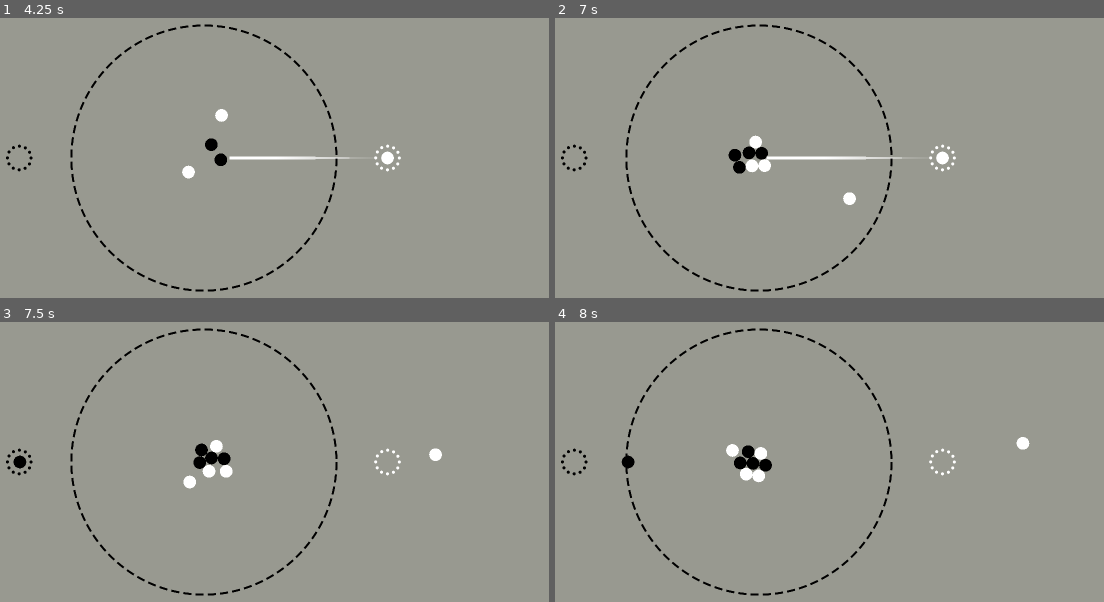
Above: before the commit, frames 1-4 (two rows, left to right).
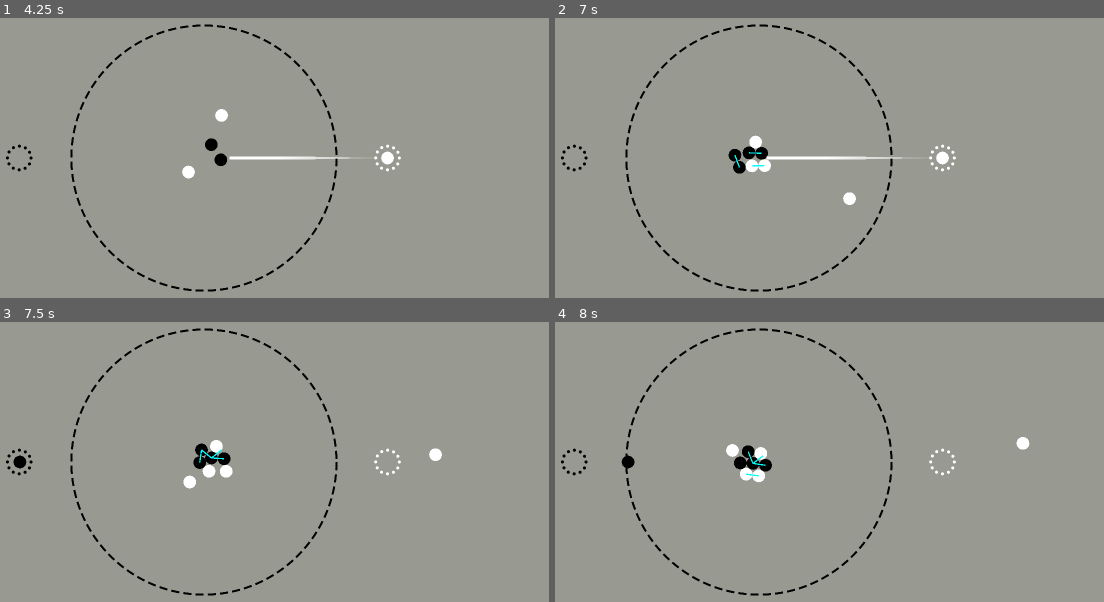
Above: after the commit, the same moments.

Repository: aeriab/Orbital_Go
Game: Godot game, scene res://game/game.tscn
Two runs of this game, one before a commit and one after it. Both use one fixed random seed, a clock stepped at 60 frames per second and the inputs below.
Inputs (mouse positions are in pixels of both pictures, inside the frame that each line leads up to):
- Up to frame 1 (4.25 s): tap Enter at 0.5 s; move the mouse to (378, 135) at 0.52 s; press the mouse at (378, 135) at 0.53 s; tap Space at 1.25 s; move the mouse to (43, 180) at 1.27 s; release the mouse at (43, 180) at 1.28 s; click (43, 180) at 1.35 s; move the mouse to (285, 60) at 2.02 s; press the mouse at (285, 60) at 2.03 s; move the mouse to (164, 247) at 2.77 s; release the mouse at (164, 247) at 2.78 s; click (164, 247) at 2.85 s; move the mouse to (444, 225) at 3.52 s; press the mouse at (444, 225) at 3.53 s
- Up to frame 2 (7 s): move the mouse to (outside the picture) at 4.27 s; release the mouse at (outside the picture) at 4.28 s; click (outside the picture) at 4.35 s; move the mouse to (796, 158) at 5.02 s; press the mouse at (796, 158) at 5.03 s; move the mouse to (637, 46) at 5.77 s; release the mouse at (637, 46) at 5.78 s; click (637, 46) at 5.85 s; move the mouse to (933, 135) at 6.52 s; press the mouse at (933, 135) at 6.53 s
- Up to frame 3 (7.5 s): move the mouse to (43, 484) at 7.27 s; release the mouse at (43, 484) at 7.28 s; click (43, 484) at 7.35 s
- Up to frame 4 (8 s): no input

Frame 1 is identical in both runs. In frame 2, less than 0.1% of the frame differs, in the area x 32-39%, y 47-54%; in frame 3, less than 0.1%, in the area x 36-41%, y 45-51%; in frame 4, less than 0.1%.
Error before the commit: Invalid call. Nonexistent function 'register_stone' in base 'Node (StoneManager.gd)'. (res://ball_piece/ball_piece.gd:35)
Error after the commit: Invalid call. Nonexistent function 'on_capture_detected' in base 'Node (StoneManager.gd)'. (res://ball_piece/ball_piece.gd:68)

Commit message:
Halfway through rebuild union find method

Diff:
--- a/autoloads/StoneManager.gd
+++ b/autoloads/StoneManager.gd
@@ -1,4 +1,102 @@
+# StoneManager.gd — Autoload Singleton
 extends Node
+
+# --- Union-Find Data ---
+# parent[stone] = the stone one step "above" it in the group tree.
+# When parent[stone] == stone, that stone is the root (leader) of its group.
+var parent: Dictionary = {}
+
+# rank[stone] = approximate depth of the tree beneath this stone.
+# Used to keep the tree flat — we always attach the shorter tree
+# under the taller one so find() stays fast.
+var rank: Dictionary = {}
+
+# --- Registration ---
+# Called from Stone._ready(). Creates a new one-element group.
+# The stone is its own parent (points to itself) with rank 0.
+func register_stone(stone: Stone) -> void:
+	parent[stone] = stone
+	rank[stone] = 0
+
+func unregister_stone(stone: Stone) -> void:
+	parent.erase(stone)
+	rank.erase(stone)
+
+# --- Find (with path compression) ---
+# Follow parent pointers until we hit a root (a stone whose parent is itself).
+#
+# PATH COMPRESSION is the trick that makes this fast:
+# After we find the root, we point every stone we visited
+# directly at the root. So next time, find() is instant.
+#
+# Before compression:  D -> C -> B -> A (root)
+# After compression:   D -> A, C -> A, B -> A
+#
+# This is what takes Union-Find from O(log n) to effectively O(1).
+func find(stone: Stone) -> Stone:
+#	Base case: if stone is its own parent, it's the root
+	if parent[stone] != stone:
+#		Recursive call - find the true root
+		parent[stone] = find(parent[stone])
+	return parent[stone]
+
+
+# --- Union (by rank) ---
+# Merge the groups containing stone_a and stone_b.
+#
+# UNION BY RANK: we attach the shorter tree under the taller one.
+# This keeps trees shallow, which keeps find() fast.
+# If both trees are the same height, we pick one and bump its rank.
+func union(stone_a: Stone, stone_b: Stone) -> void:
+	var root_a = find(stone_a)
+	var root_b = find(stone_b)
+
+#	Safety check, shouldn't be calling if this is the case
+	if root_a == root_b:
+		return
+
+#	Attach smaller tree under larger tree
+	if rank[root_a] < rank[root_b]:
+		parent[root_a] = root_b
+	elif rank[root_a] > rank[root_b]:
+		parent[root_b] = root_a
+	else:
+		parent[root_b] = root_a
+		rank[root_a] += 1
+
+
+
+# --- Rebuild ---
+# Called when a connection BREAKS (body_exited).
+# Union-Find can't split groups, so we rebuild from scratch.
+#
+# This sounds scary but here's what actually happens:
+# 1. Reset every stone to be its own group
+# 2. Walk through every existing connection
+# 3. Re-union them
+#
+# With 200 stones and ~400 connections, this is maybe
+# 800 find() calls — each nearly O(1). Sub-millisecond.
+func rebuild_union_find() -> void:
+	for stone in parent.keys():
+		if is_instance_valid(stone):
+			parent[stone] = stone
+			rank[stone] = 0
+		else:
+			parent.erase(stone)
+			rank.erase(stone)
+
+	# Step 2: Walk every stone's connections and re-union
+	# We track which pairs we've already processed so we
+	# don't double-union (since connections are bidirectional)
+	var processed: Dictionary = {}
+
+
+
+
+
+
+
 
 func check_for_capture(stone: Stone) -> void:
 #	find all possible loops this stone is part of
